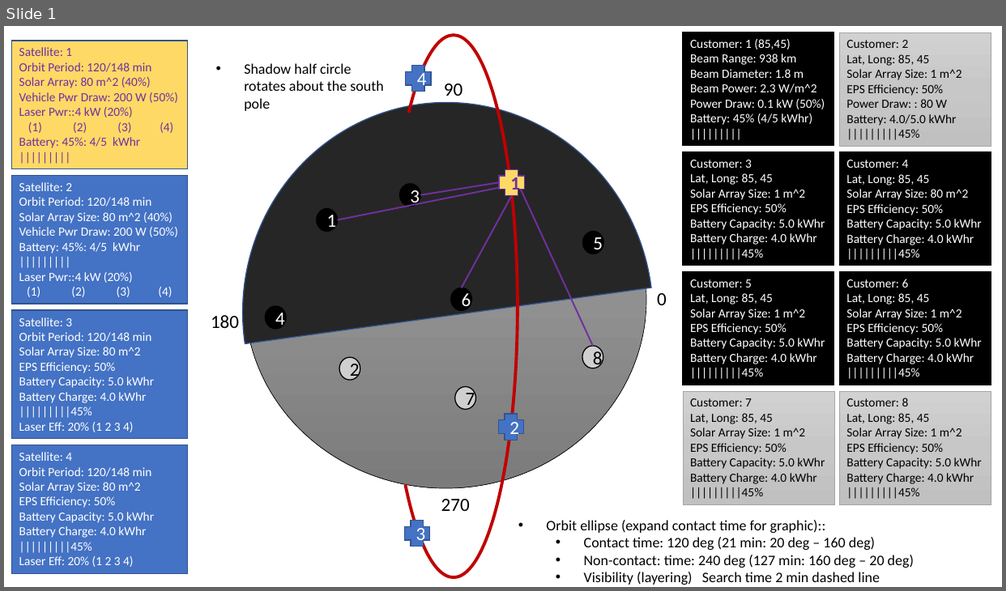
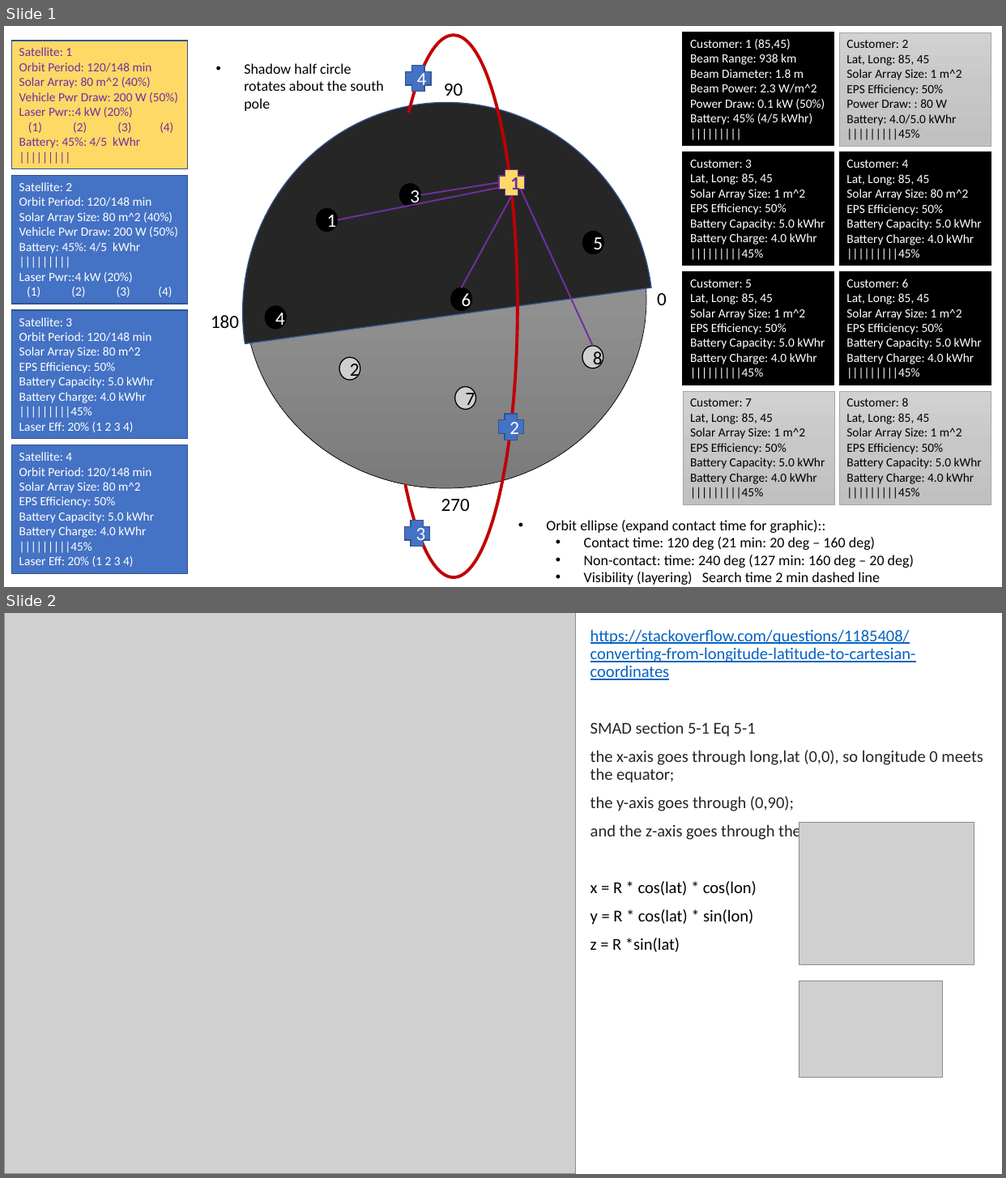
Before and after one commit to uitenbro/lunarspark, a slide deck: Simulation Display Design v2.pptx. Shown one above the other, each under a label of ours: slide 1 before the commit, slides 1 and 2 after it. The pictures are 1006x591 and 1006x1178 pixels, drawn with LibreOffice and Linux fonts; fonts in the diff are those of the drawing; grey boxes stand for pictures. Boxes give left, top, right and bottom in pixels: in the first picture for what was removed or moved away, otherwise in the second. Text is boxed around its words. In the diff, an @@ line names an element or a change of style, - is before the commit and + after.

Commit message:
range elevation and coordinate system working, azimuth not

```diff
--- a/Simulation Display Design v2.pptx
+++ b/Simulation Display Design v2.pptx
@@ slide 2 added at (4, 613, 1002, 1174), background #FFFFFF @@
@@ picture added at (4, 613, 576, 1174) @@
@@ subtitle added at (590, 629, 982, 952), 16 pt, text #232629 @@
+https://stackoverflow.com/questions/1185408/converting-from-longitude-latitude-to-cartesian-coordinates
+SMAD section 5-1 Eq 5-1
+the x-axis goes through long,lat (0,0), so longitude 0 meets the equator;
+the y-axis goes through (0,90);
+and the z-axis goes through the poles.
+x = R * cos(lat) * cos(lon)
+y = R * cos(lat) * sin(lon)
+z = R *sin(lat)
@@ picture added at (799, 823, 974, 965) @@
@@ picture added at (799, 982, 943, 1078) @@
```
Also in this commit, not shown: 1 slide changed, 1 slide removed, 6 other files.
